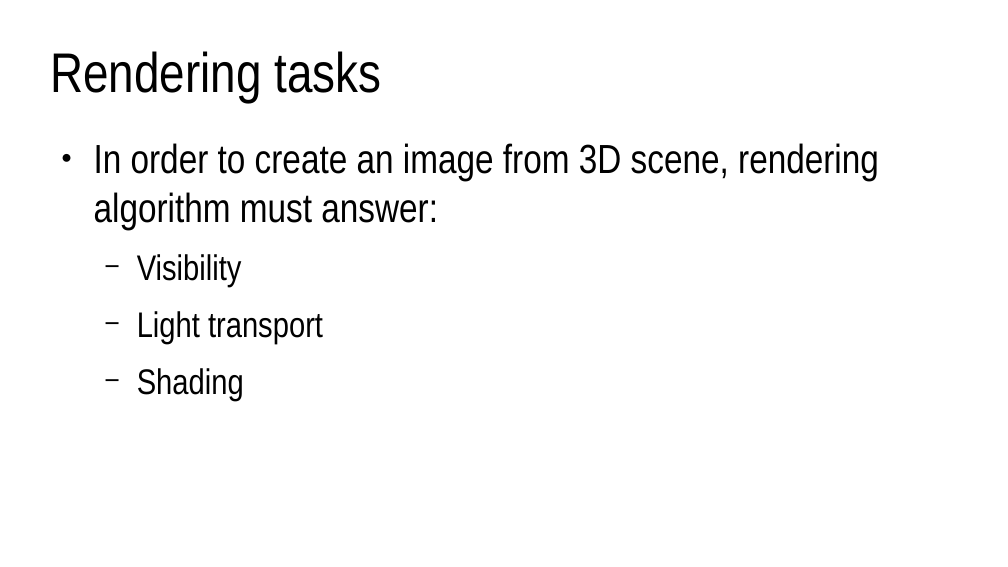
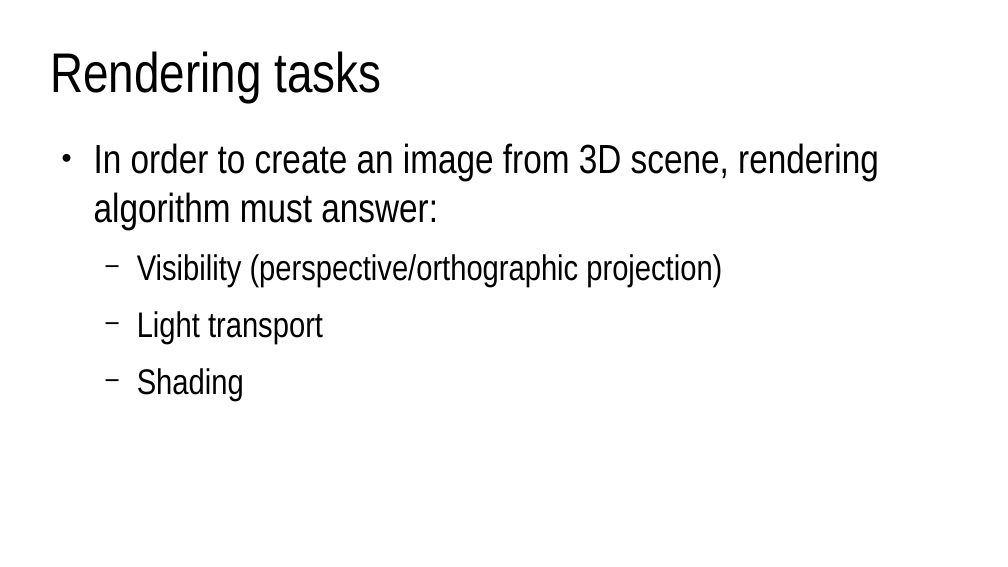
Before and after one commit to lorentzo/IntroductionToComputerGraphics, a slide deck: slide 5 of lectures/foundations_rendering/foundations_rendering.odp. Drawn at 1008x567 pixels with LibreOffice and Linux fonts; fonts in the diff are those of the drawing. Boxes give left, top, right and bottom in pixels: in the first picture for what was removed or moved away, otherwise in the second. Text is boxed around its words. In the diff, an @@ line names an element or a change of style, - is before the commit and + after.

Commit message:
3d scene and rendering foundations

```diff
--- a/lectures/foundations_rendering/foundations_rendering.odp
+++ b/lectures/foundations_rendering/foundations_rendering.odp
@@ text at [137, 254, 722, 286]: text changed @@
-  − Visibility
+  − Visibility (perspective/orthographic projection)
```
Also in this commit, not shown: 5 other slides changed, 5 slides added, 5 other files.
